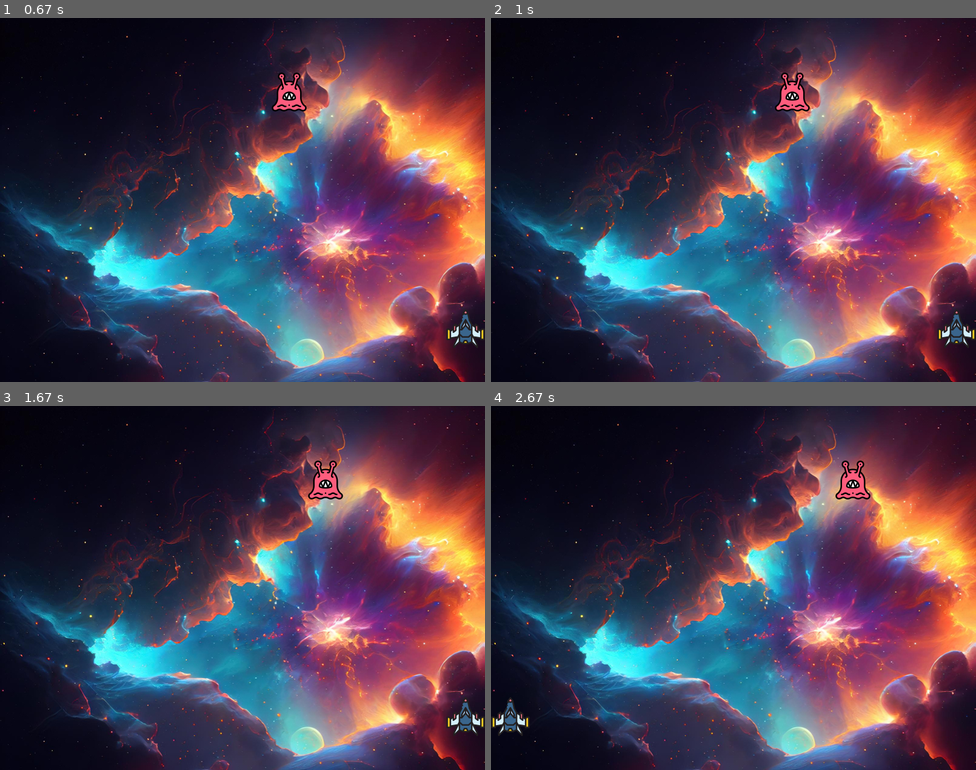
Above: before the commit, frames 1-4 (two rows, left to right).
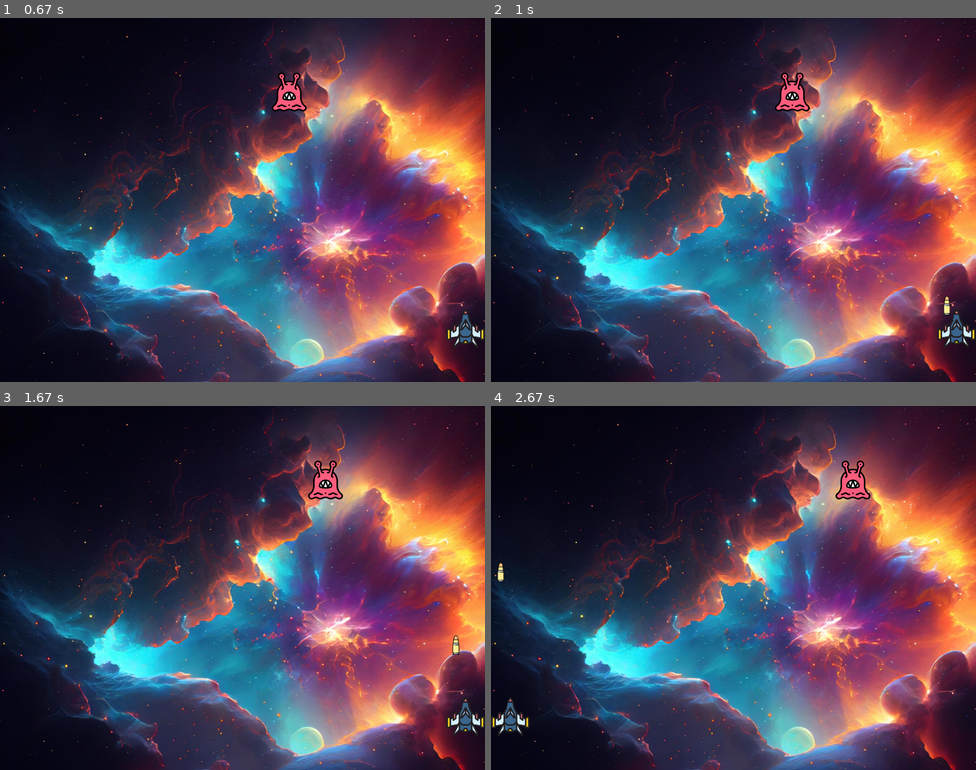
Above: after the commit, the same moments.

Repository: nmarforio/pygame
Game: pygame game, started from main.py
The game is run twice, just before and just after one commit, with the same random seed, the same clock (stepped at 60 frames per second) and the same inputs.
Inputs:
- Up to frame 1 (0.67 s): hold Right from 0.33 s (still down)
- Up to frame 2 (1 s): release Right at 0.8 s; hold Up from 0.83 s (still down)
- Up to frame 3 (1.67 s): release Up at 1.13 s; hold Right 1.17-1.63 s
- Up to frame 4 (2.67 s): hold Left 1.67-2.2 s; hold Left 2.23-2.63 s

Frame 1 is identical in both runs. In frame 2, less than 0.1% of the frame differs, in the area x 93-95%, y 76-82%; in frame 3, less than 0.1%, in the area x 93-95%, y 63-69%; in frame 4, less than 0.1%.

Commit message:
bullet works

Diff:
--- a/main.py
+++ b/main.py
@@ -38,14 +38,15 @@
 bulletImg = pygame.image.load('bullet.png')
 bulletY = 480
 bulletX = 0
-bulletY_change = 10
+bulletY_change = -2
+bullet_state = "ready"  #ready you dont see the bullet / fire yes
 
-bullet_state = "ready"  #ready you dont see the bullet / fire yes
 
 def fire_bullet(x,y):
     global bullet_state
     bullet_state = "fire"
-    screen.blit(bulletImg,(x + 16, y + 10))
+    screen.blit(bulletImg,(x,y))
+
 
 # Game running
 running = True
@@ -61,15 +62,18 @@
 
 # keystroke to move the spaceship and bullets
     if event.type == pygame.KEYDOWN:
-        if event.key == pygame.K_SPACE:
-            fire_bullet(playerX, bulletY)
+        if event.key == pygame.K_UP:
+            fire_bullet(playerX,bulletY)
         if event.key == pygame.K_LEFT:
             playerX_change -= 2
         elif event.key == pygame.K_RIGHT:
             playerX_change += 2
     if event.type == pygame.KEYUP:
-        if event.key == pygame.K_LEFT or event.key == pygame.K_RIGHT:
+        if event.key == pygame.K_LEFT or event.key == pygame.K_RIGHT or event.key == pygame.K_UP:
             playerX_change = 0
+            fire_bullet(playerX,bulletY)
+
+
 
 
 
@@ -91,8 +95,7 @@
         enemyY += enemyY_change
 
 # bullet movements
-    if bullet_state == "fire":
-        fire_bullet(playerX,bulletY)
+    if bullet_state is 'fire':
         bulletY += bulletY_change
 
 
